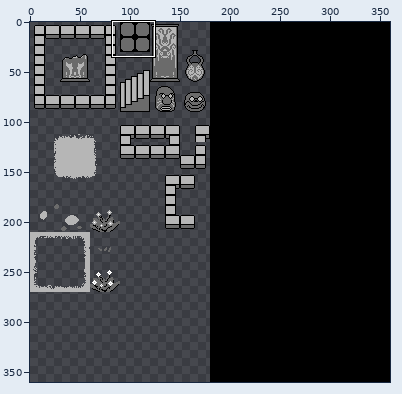
Sprite sheet: Assets/Sprites/adventureTiles.png. The picture above shows the old version from afar; the outline marks the close-up.
Close-up. Before:
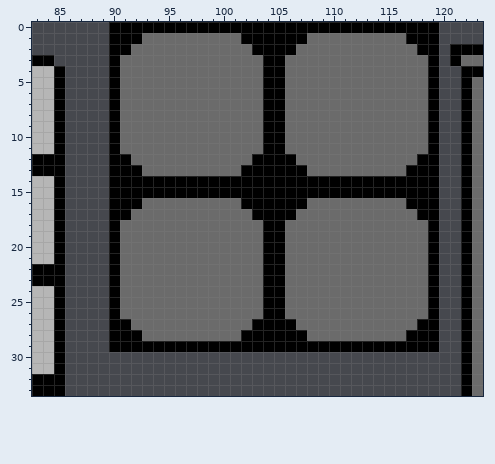
The file is 360x360 pixels. Shown: x 83..123, y 0..33. The commit also changed other parts of the picture, which this record leaves out.
New version:
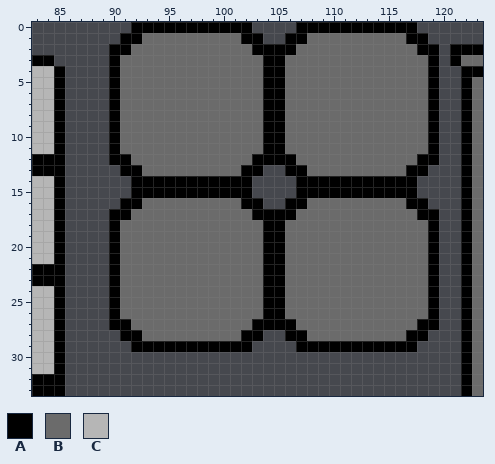
Palette (. is transparent): A #000000  B #6b6b6b  C #b6b6b6
What changed:
Changed rows in their new state; - is an unchanged pixel.
first column x 90:
 0 ..-----------....-----------..
 1 .-------------..-------------.
first column x 90:
13 .-------------..-------------.
14 ..-----------....-----------..
15 ..-----------....-----------..
16 .-------------..-------------.
first column x 90:
28 .-------------..-------------.
29 ..-----------....-----------..
